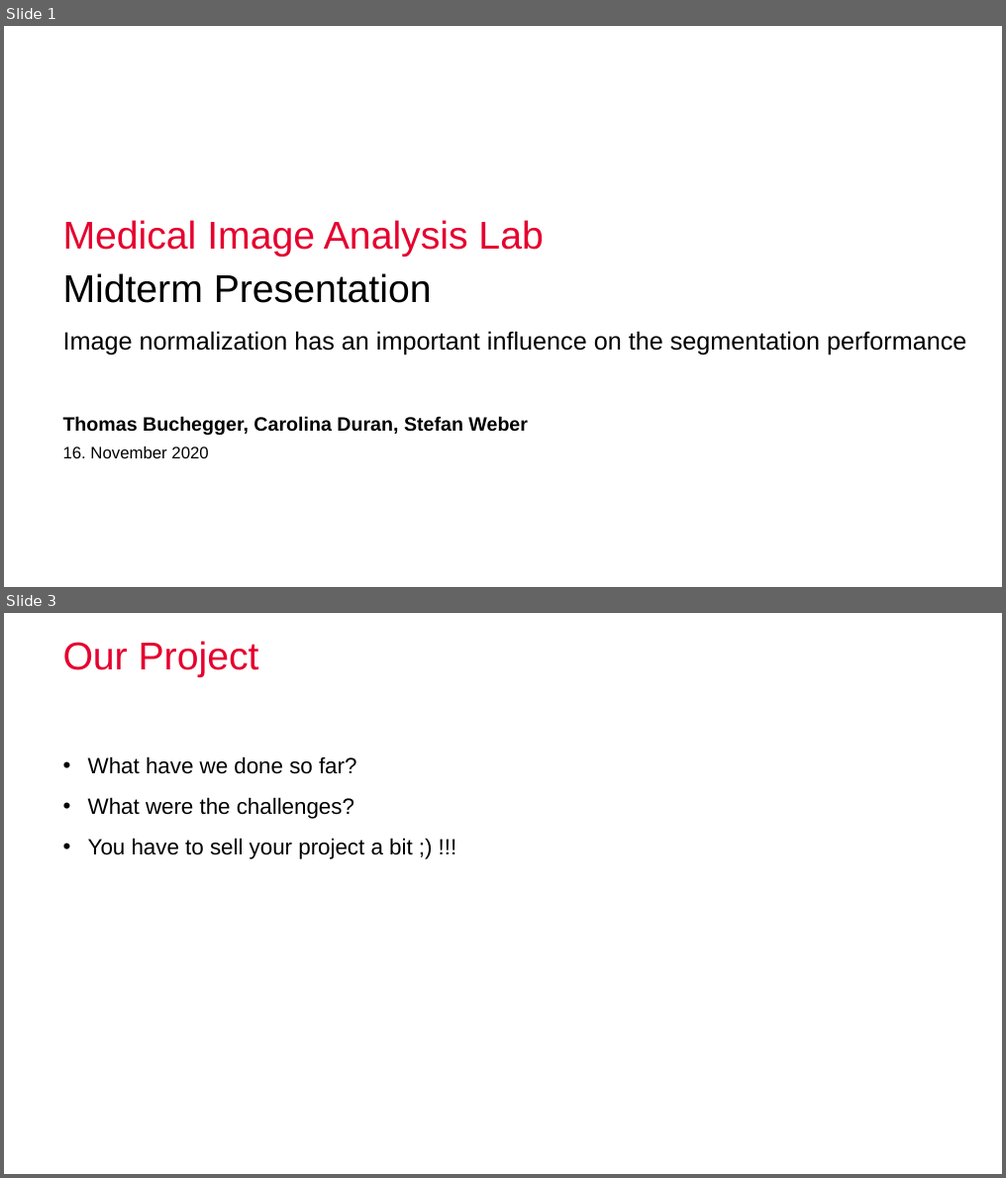
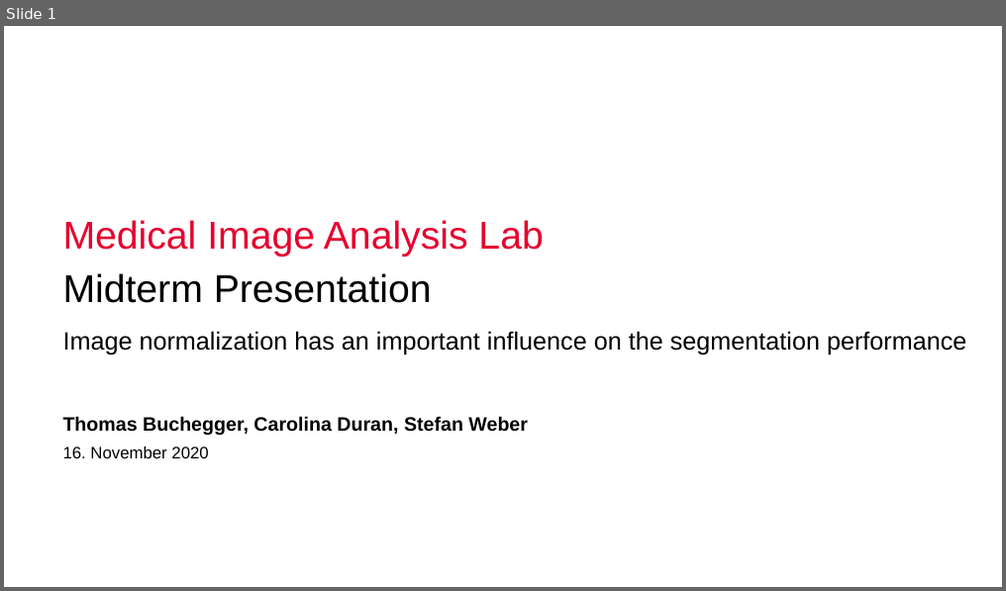
Before and after one commit to nibill/MIALab-1, a slide deck: Presentation/Midterm Presentation.pptx. Shown one above the other, each under a label of ours: slides 1 and 3 before the commit, slide 1 after it; the slides between them are not shown. The pictures are 1006x1178 and 1006x591 pixels, drawn with LibreOffice and Linux fonts; fonts in the diff are those of the drawing; background and template pictures are left out. Boxes give left, top, right and bottom in pixels: in the first picture for what was removed or moved away, otherwise in the second. Text is boxed around its words. In the diff, an @@ line names an element or a change of style, - is before the commit and + after.

```diff
--- a/Presentation/Midterm Presentation.pptx
+++ b/Presentation/Midterm Presentation.pptx
@@ slide 3 removed at [4,613,1002,1174], background #FFFFFF @@
@@ title removed at [63,641,259,677] @@
-Our Project
@@ text removed at [88,757,413,860] @@
-• What have we done so far?
-• What were the challenges?
-• You have to sell your project a bit ;) !!!
```
Also in this commit, not shown: 2 slides changed, 8 slides added, 1 other slide removed.
